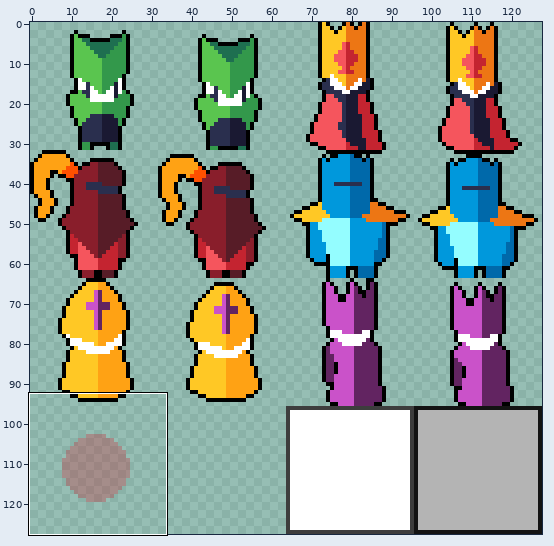
A sprite sheet gets an edit: assets/sprites.png. Above: a wide view before the commit, with the close-up outlined.
Close-up. Before the edit:
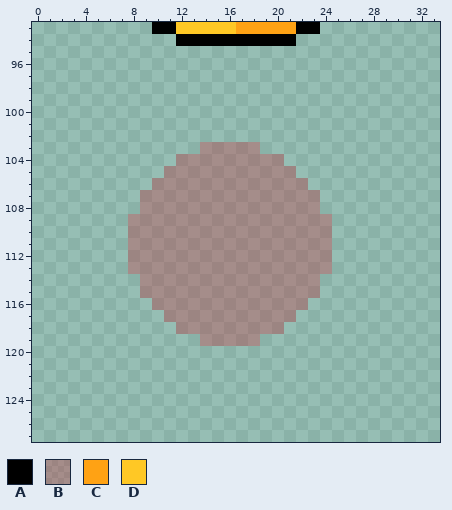
The file is 128x128 pixels. Shown: x 0..33, y 93..127.
Palette (. is transparent): A #000000  B #c4243051  C #ffa214  D #ffc825
Pixels before, first column x 8:
 93 ..AADDDDDCCCCCAA.
 94 ....AAAAAAAAAA...
 95 .................
 96 .................
 97 .................
 98 .................
 99 .................
100 .................
101 .................
102 .................
103 ......BBBBB......
104 ....BBBBBBBBB....
105 ...BBBBBBBBBBB...
106 ..BBBBBBBBBBBBB..
107 .BBBBBBBBBBBBBBB.
108 .BBBBBBBBBBBBBBB.
109 BBBBBBBBBBBBBBBBB
110 BBBBBBBBBBBBBBBBB
111 BBBBBBBBBBBBBBBBB
112 BBBBBBBBBBBBBBBBB
113 BBBBBBBBBBBBBBBBB
114 .BBBBBBBBBBBBBBB.
115 .BBBBBBBBBBBBBBB.
116 ..BBBBBBBBBBBBB..
117 ...BBBBBBBBBBB...
118 ....BBBBBBBBB....
119 ......BBBBB......
The result:
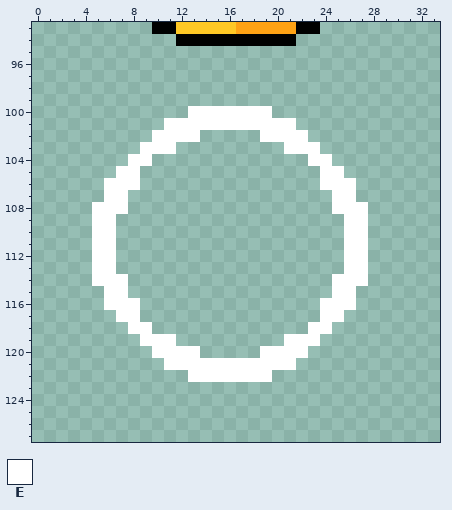
Colours new in this view: E #ffffff
The commit says: Added damage and death animations
From old to new:
Changed rows in their new state; - is an unchanged pixel.
first column x 5:
100 --------EEEEEEE--------
101 ------EEEEEEEEEEE------
102 -----EEEE-----EEEE-----
103 ----EEE--.....--EEE----
104 ---EE--.........--EE---
105 --EE--...........--EE--
106 -EEE-.............-EEE-
107 -EE-...............-EE-
108 EEE-...............-EEE
109 EE-.................-EE
110 EE-.................-EE
111 EE-.................-EE
112 EE-.................-EE
113 EE-.................-EE
114 EEE-...............-EEE
115 -EE-...............-EE-
116 -EEE-.............-EEE-
117 --EE--...........--EE--
118 ---EE--.........--EE---
119 ----EEE--.....--EEE----
120 -----EEEE-----EEEE-----
121 ------EEEEEEEEEEE------
122 --------EEEEEEE--------
Pixel boxes of the changes (left, top, right, bottom) in both close-ups:
changed: (92, 106, 368, 382)
